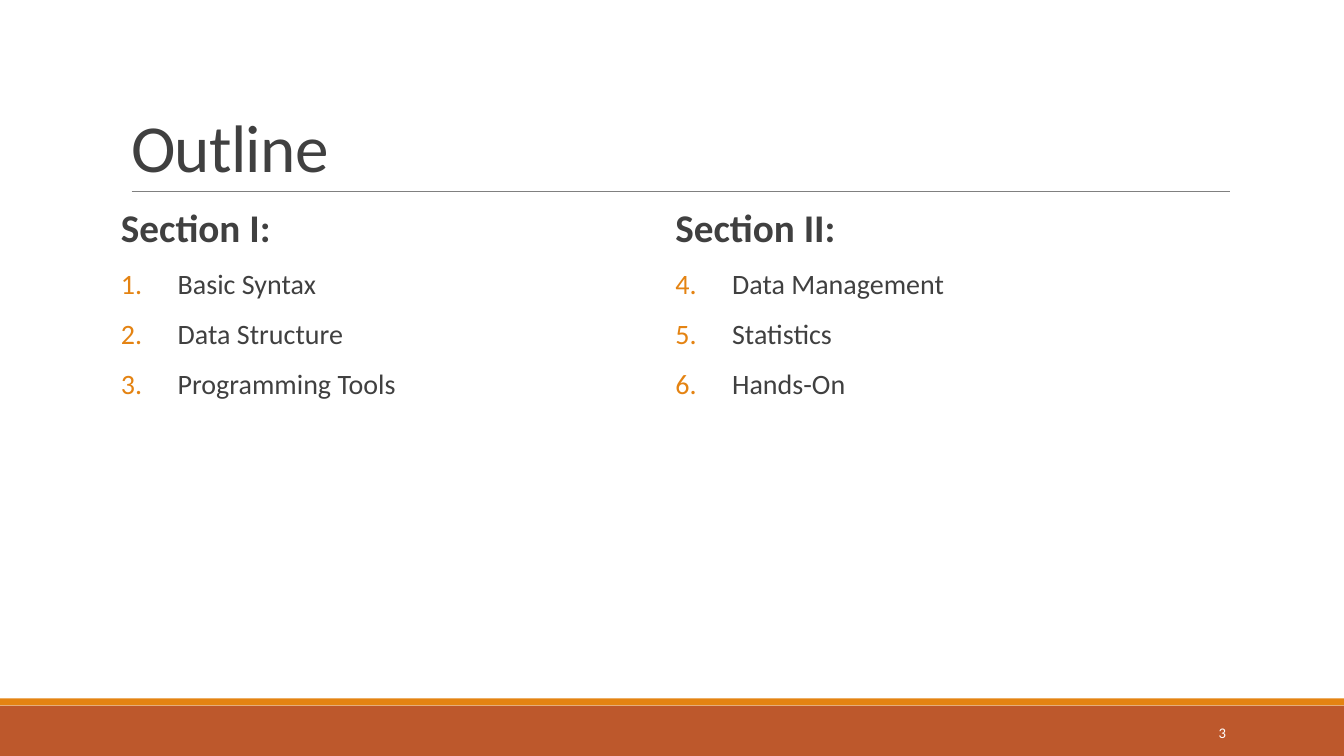
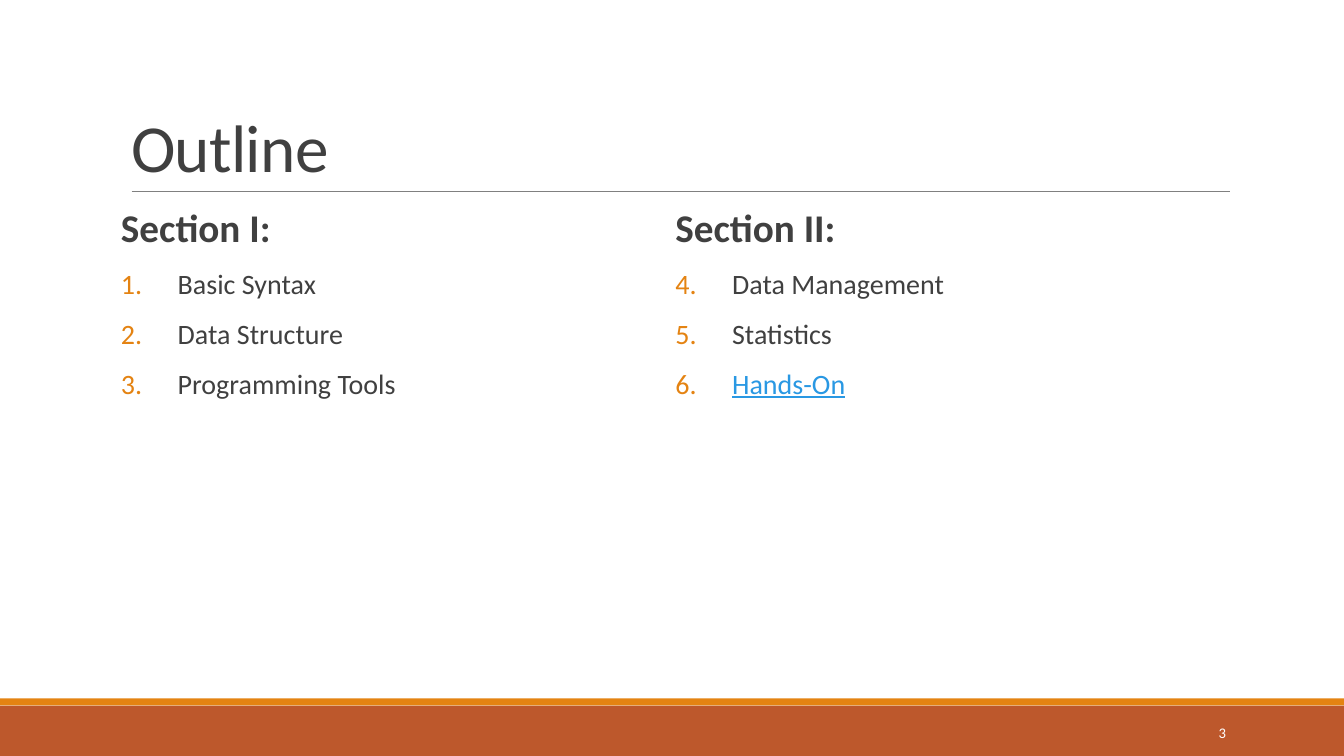
Before and after one commit to rainfireliang/COMM6320_IntroductionR, a slide deck: slide 3 of Introduction to R Programming and Data Analysis.pptx. Drawn at 1344x756 pixels with LibreOffice and Linux fonts; fonts in the diff are those of the drawing. Boxes give left, top, right and bottom in pixels: in the first picture for what was removed or moved away, otherwise in the second. Text is boxed around its words. In the diff, an @@ line names an element or a change of style, - is before the commit and + after.

```diff
--- a/Introduction to R Programming and Data Analysis.pptx
+++ b/Introduction to R Programming and Data Analysis.pptx
@@ text at (732, 374, 845, 398): text colour #404040 to #2998E3, underline on in "Hands-On" @@
```
Also in this commit, not shown: 3 other slides changed.
